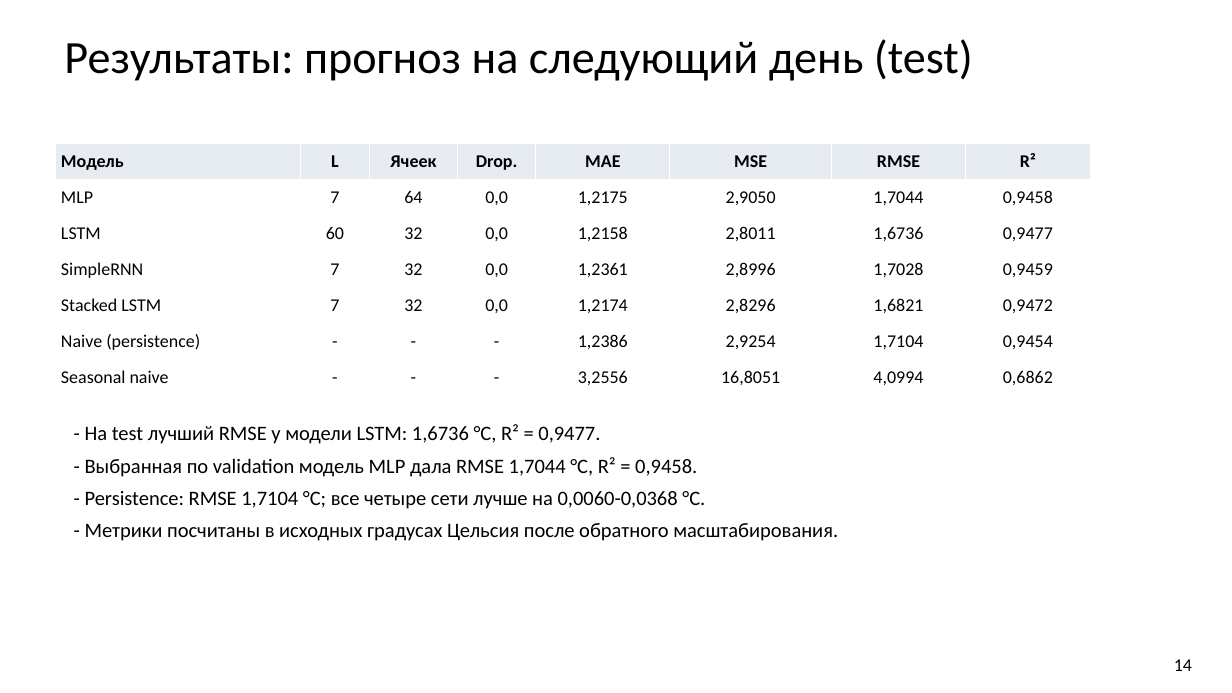
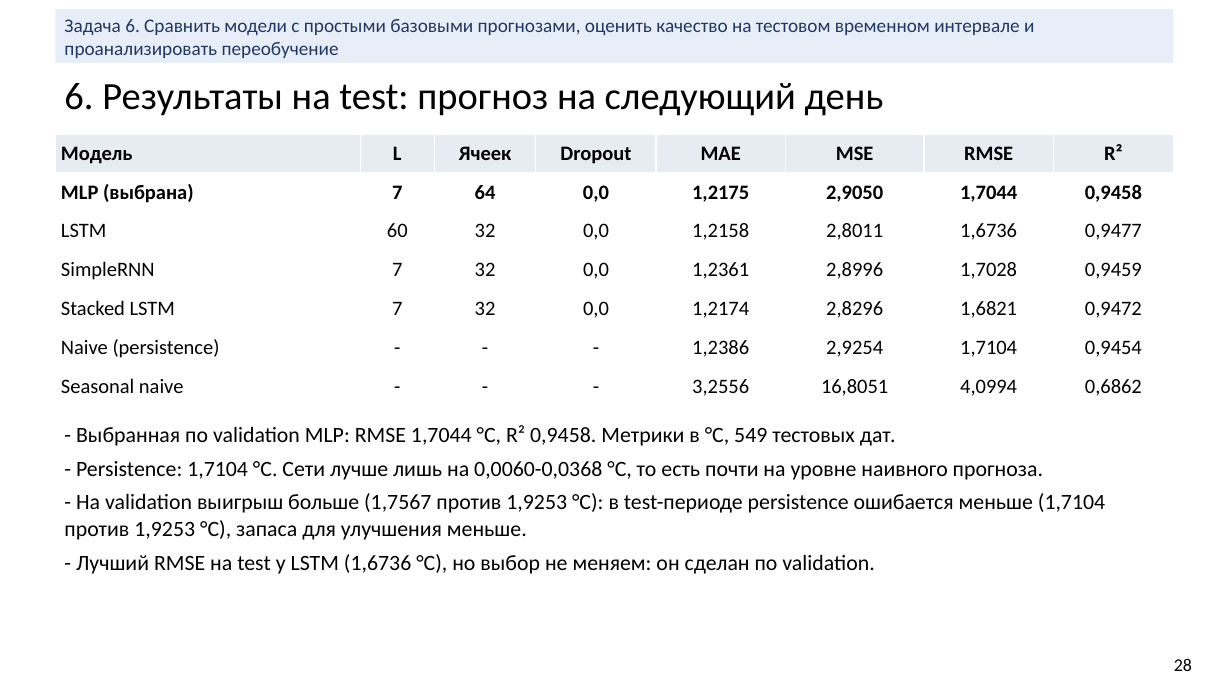
Before and after one commit to bigflyy/nn-uni, a slide deck: slide 28 of labs/lab2/nn-lab-2.pptx (slide 14 before the commit). Drawn at 1232x693 pixels with LibreOffice and Linux fonts; fonts in the diff are those of the drawing. Boxes give left, top, right and bottom in pixels: in the first picture for what was removed or moved away, otherwise in the second. Text is boxed around its words. In the diff, an @@ line names an element or a change of style, - is before the commit and + after.

```diff
--- a/labs/lab2/nn-lab-2.pptx
+++ b/labs/lab2/nn-lab-2.pptx
@@ rectangle added at [55, 9, 1174, 63], fill #E8EEF7, 15 pt, text #1F3864 @@
+Задача 6. Сравнить модели с простыми базовыми прогнозами, оценить качество на тестовом временном интервале и проанализировать переобучение
@@ text at [64, 83, 884, 116]: text changed; size 36 to 30 pt @@
-Результаты: прогноз на следующий день (test)
+6. Результаты на test: прогноз на следующий день
@@ table at [55, 134, 1174, 406] @@
-row 1, column 4: Drop.
+row 1, column 4: Dropout
-row 2, column 1: MLP
+row 2, column 1: MLP (выбрана)
@@ size 14 to 16 pt @@
@@ bold on in "7", "64", "0,0", "1,2175" and 3 more places @@
@@ table: place and size @@
-table at [55, 143, 1091, 396]
+table at [55, 134, 1174, 406]
@@ text at [64, 425, 1105, 574]: text changed; size 16 to 17 pt @@
-- На test лучший RMSE у модели LSTM: 1,6736 °C, R² = 0,9477.
-- Выбранная по validation модель MLP дала RMSE 1,7044 °C, R² = 0,9458.
-- Persistence: RMSE 1,7104 °C; все четыре сети лучше на 0,0060-0,0368 °C.
-- Метрики посчитаны в исходных градусах Цельсия после обратного масштабирования.
+- Выбранная по validation MLP: RMSE 1,7044 °C, R² 0,9458. Метрики в °C, 549 тестовых дат.
+- Persistence: 1,7104 °C. Сети лучше лишь на 0,0060-0,0368 °C, то есть почти на уровне наивного прогноза.
+- На validation выигрыш больше (1,7567 против 1,9253 °C): в test-периоде persistence ошибается меньше (1,7104 против 1,9253 °C), запаса для улучшения меньше.
+- Лучший RMSE на test у LSTM (1,6736 °C), но выбор не меняем: он сделан по validation.
@@ text at [1174, 658, 1192, 671]: text changed @@
-14
+28
```
Also in this commit, not shown: 12 other slides changed, 24 slides added, 8 slides removed.
